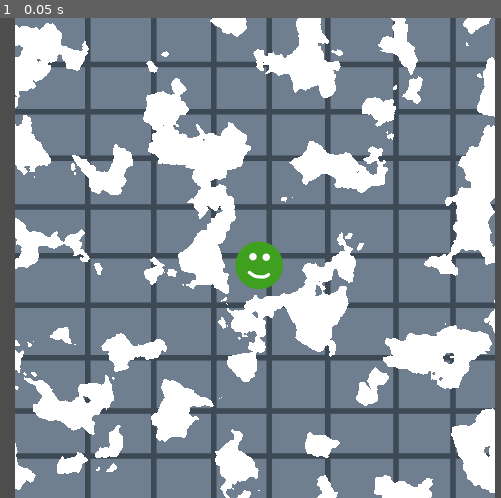
Above: before the commit, frame 1.
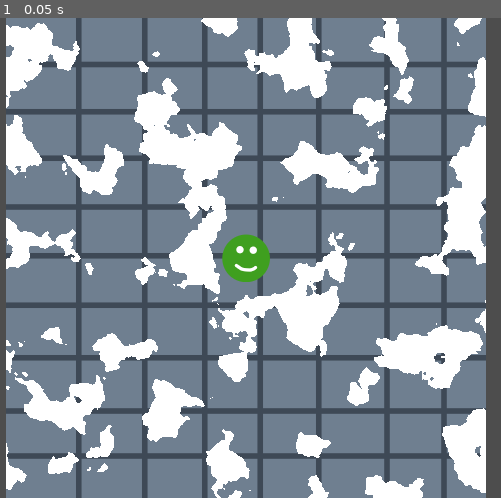
Above: after the commit, the same moment.

Repository: Cyberiada2025-2026/Lem-Jam
Game: Godot game, scene res://scenes/debug/map_test/map_test.tscn
Two runs of this game, one before a commit and one after it. Both use one fixed random seed, a clock stepped at 60 frames per second and the inputs below. The project has no main scene, so this scene is started directly.
Inputs:
- Up to frame 1 (0.05 s): no input

The runs differ from the first frame. In frame 1, 28% of the frame differs, in the area x 1-99%, y 0-100%.

Commit message:
Unify transforms

Diff:
--- a/scenes/debug/map_test/map_test.tscn
+++ b/scenes/debug/map_test/map_test.tscn
@@ -9,19 +9,17 @@
 
 [node name="MapTest" type="Node2D" unique_id=1670179635]
 
-[node name="Noise" type="Sprite2D" parent="." unique_id=1691225463]
+[node name="Node2D" type="Node2D" parent="." unique_id=1591346053]
+position = Vector2(320, 240)
+
+[node name="Noise" type="Sprite2D" parent="Node2D" unique_id=1691225463]
 z_index = 1
 material = SubResource("ShaderMaterial_36r5t")
-position = Vector2(329, 240)
 texture = ExtResource("2_oealp")
 
-[node name="Character" type="Sprite2D" parent="." unique_id=1405594243]
-position = Vector2(333, 247)
+[node name="Character" type="Sprite2D" parent="Node2D" unique_id=1405594243]
 texture = ExtResource("1_msuog")
 
-[node name="Background" type="Sprite2D" parent="." unique_id=1375515530]
+[node name="Background" type="Sprite2D" parent="Node2D" unique_id=1375515530]
 z_index = -1
-position = Vector2(329, 240)
 texture = ExtResource("2_oealp")
-
-[node name="MeshInstance2D" type="MeshInstance2D" parent="." unique_id=2111768394]
